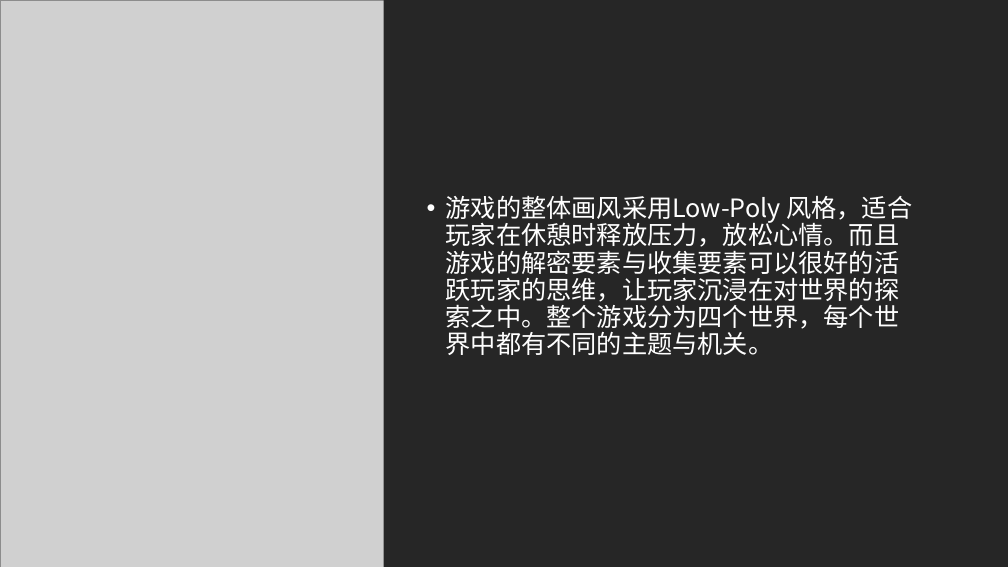
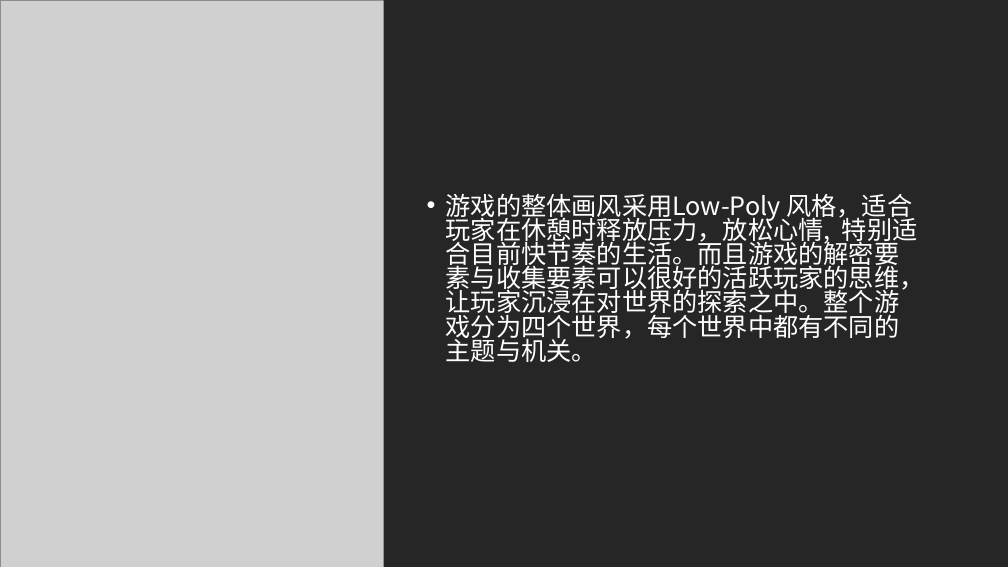
Before and after one commit to fracgames/fracgames.github.io, a slide deck: slide 8 of Presentation/Presentation.pptx (slide 15 before the commit). Drawn at 1008x567 pixels with LibreOffice and Linux fonts; fonts in the diff are those of the drawing; grey boxes stand for pictures. Boxes give left, top, right and bottom in pixels: in the first picture for what was removed or moved away, otherwise in the second. Text is boxed around its words. In the diff, an @@ line names an element or a change of style, - is before the commit and + after.

```diff
--- a/Presentation/Presentation.pptx
+++ b/Presentation/Presentation.pptx
@@ text at (446,194,925,362): text changed @@
-• 游戏的整体画风采用Low-Poly 风格，适合玩家在休憩时释放压力，放松心情。而且游戏的解密要素与收集要素可以很好的活跃玩家的思维，让玩家沉浸在对世界的探索之中。整个游戏分为四个世界，每个世界中都有不同的主题与机关。
+• 游戏的整体画风采用Low-Poly 风格，适合玩家在休憩时释放压力，放松心情, 特别适合目前快节奏的生活。而且游戏的解密要素与收集要素可以很好的活跃玩家的思维，让玩家沉浸在对世界的探索之中。整个游戏分为四个世界，每个世界中都有不同的主题与机关。
```
Also in this commit, not shown: 2 other slides changed, 7 slides removed, 1 other file.
